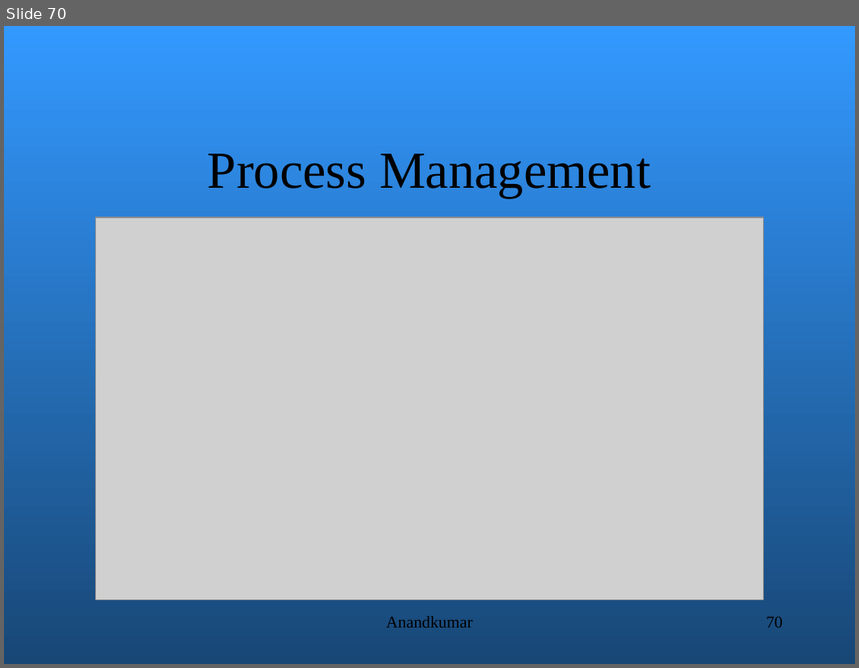
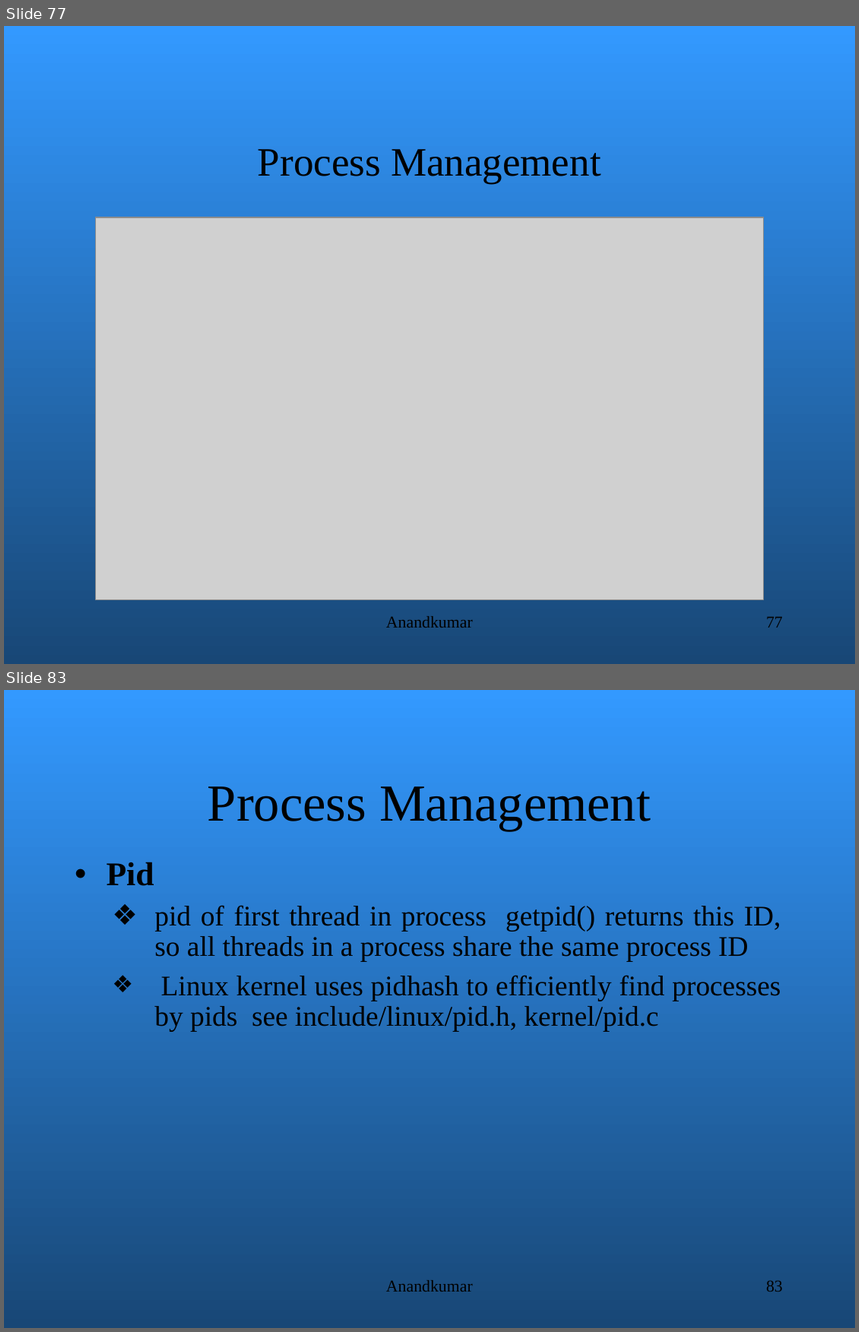
Before and after one commit to amitsagargowda/LinuxKernelDevelopment, a slide deck: Kernel_programming.ppt. Shown one above the other, each under a label of ours: slide 70 before the commit, slides 77 and 83 after it; the slides between them are not shown. The pictures are 859x668 and 859x1332 pixels, drawn with LibreOffice and Linux fonts; fonts in the diff are those of the drawing; grey boxes stand for pictures; background and template pictures are left out. Boxes give left, top, right and bottom in pixels: in the first picture for what was removed or moved away, otherwise in the second. Text is boxed around its words. In the diff, an @@ line names an element or a change of style, - is before the commit and + after.

```diff
--- a/Kernel_programming.ppt
+++ b/Kernel_programming.ppt
@@ slide 83 added at <box>4,690,855,1328</box>, background gradient #3399FF to #184776 @@
@@ text added at <box>208,787,651,831</box>, 44 pt, text #000000 @@
+Process Management
@@ text added at <box>107,862,781,1031</box>, 24 pt, text #000000 @@
+  • Pid
+    ❖ pid of first thread in process getpid() returns this ID, so all threads in a process share the same process ID
+    ❖ Linux kernel uses pidhash to efficiently find processes by pids see include/linux/pid.h, kernel/pid.c
@@ text added at <box>386,1281,473,1292</box>, 14 pt, text #000000 @@
+Anandkumar
@@ page number added at <box>766,1281,783,1292</box>, 14 pt, text #000000 @@
+83
@@ what was slide 70 is now slide 77 @@
@@ slide 77 changed as well @@
@@ text "Process Management" at <box>258,149,601,184</box>: size 44 to 34.1 pt @@
@@ page number at <box>766,617,783,628</box>: text changed @@
-70
+77
```
Also in this commit, not shown: 19 other slides changed, 19 other slides added, 2 other files.
